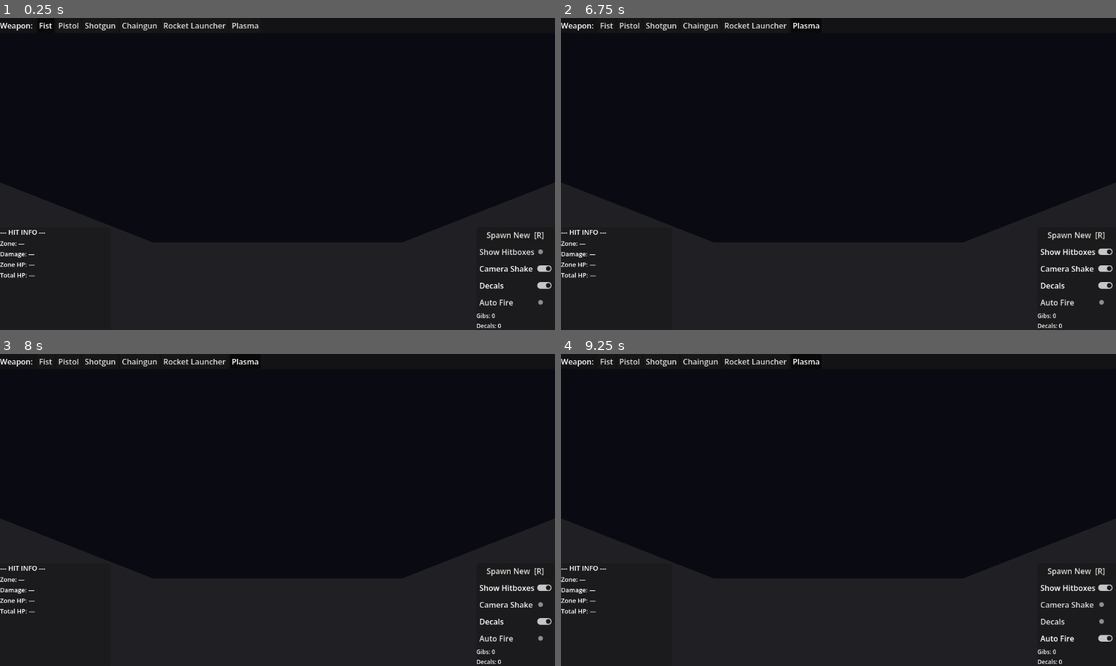
Above: before the commit, frames 1-4 (two rows, left to right).
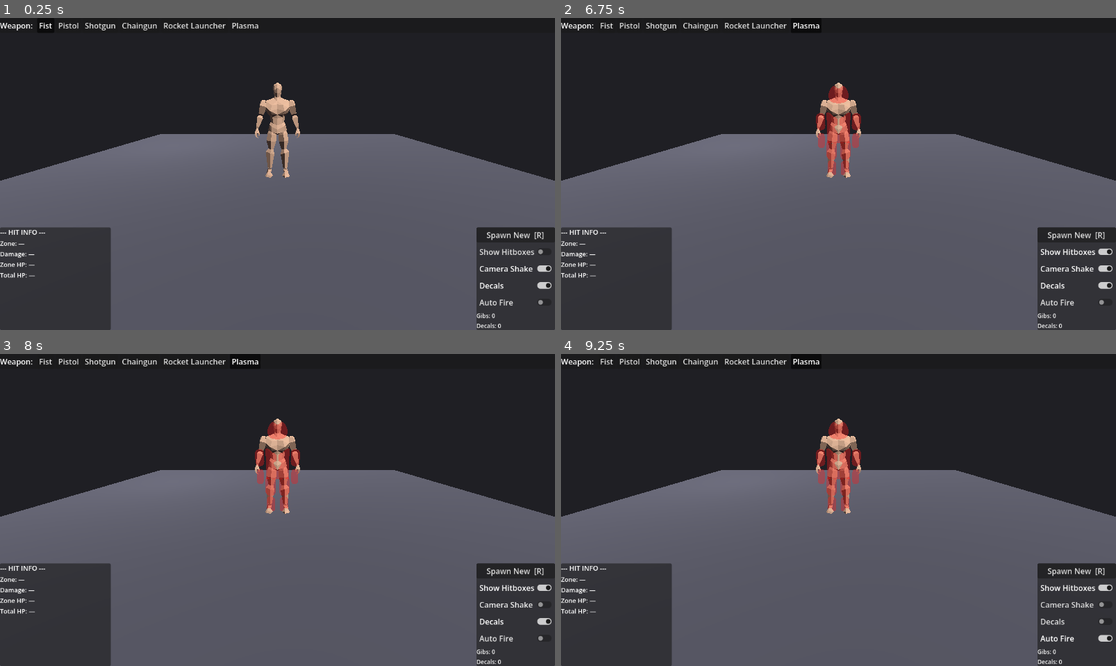
Above: after the commit, the same moments.

Repository: alexnox744-afk/gib-stand
Game: Godot game, scene res://scenes/TestStand.tscn
Same seed, same stepped clock (60 frames per second), same inputs: the game is played once before the commit and once after it.
Inputs:
- Up to frame 1 (0.25 s): no input
- Up to frame 2 (6.75 s): click "Spawn New [R]" at 0.5 s; click "Spawn New [R]" at 1.25 s; click "Fist" at 2 s; click "Pistol" at 2.75 s; click "Shotgun" at 3.5 s; click "Chaingun" at 4.25 s; click "Rocket Launcher" at 5 s; click "Plasma" at 5.75 s; click "Show Hitboxes" at 6.5 s
- Up to frame 3 (8 s): click "Camera Shake" at 7.25 s
- Up to frame 4 (9.25 s): click "Decals" at 8 s; click "Auto Fire" at 8.75 s

The runs differ from the first frame. In frame 1, 58% of the frame differs, in the area x 0-100%, y 20-100%; in frame 2, 58%; in frame 3, 58%; in frame 4, 58%.

Commit message:
Fix black screen and camera angle
Enemy.tscn: remove invalid uid header (was breaking preload parse).
TestStand: switch preload to load() for runtime safety.
Camera pitch: -20 (negative = above target in Godot's Basis.from_euler convention).

Co-Authored-By: Claude Opus 4.8 <noreply@anthropic.com>
Claude-Session: https://claude.ai/code/session_013JB6hRmxKWCMDvgayNmaPP

Diff:
--- a/scenes/Enemy.tscn
+++ b/scenes/Enemy.tscn
@@ -1,4 +1,4 @@
-[gd_scene load_steps=2 format=3 uid="uid://enemy3dscene01"]
+[gd_scene load_steps=2 format=3]
 
 [ext_resource type="Script" path="res://scripts/Enemy.gd" id="1_enemy"]
 
--- a/scripts/TestStand.gd
+++ b/scripts/TestStand.gd
@@ -159,7 +159,7 @@
 	pivot.name = "EnemyPivot"
 	add_child(pivot)
 
-	var enemy_scene := preload("res://scenes/Enemy.tscn")
+	var enemy_scene := load("res://scenes/Enemy.tscn") as PackedScene
 	enemy = enemy_scene.instantiate() as Enemy
 	enemy.name = "Enemy"
 	pivot.add_child(enemy)
@@ -168,7 +168,7 @@
 	orbit_camera.name = "OrbitCamera"
 	orbit_camera.target = pivot
 	orbit_camera.distance = 4.0
-	orbit_camera.pitch = 30.0
+	orbit_camera.pitch = -20.0
 
 	var cam := Camera3D.new()
 	cam.name = "Camera3D"
